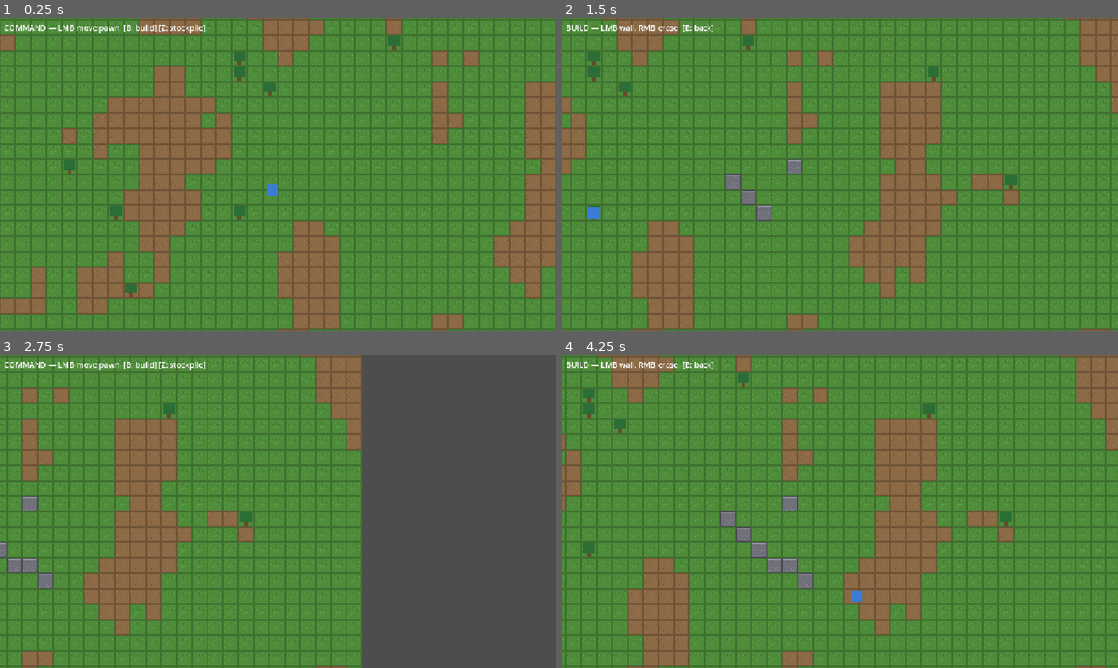
Above: before the commit, frames 1-4 (two rows, left to right).
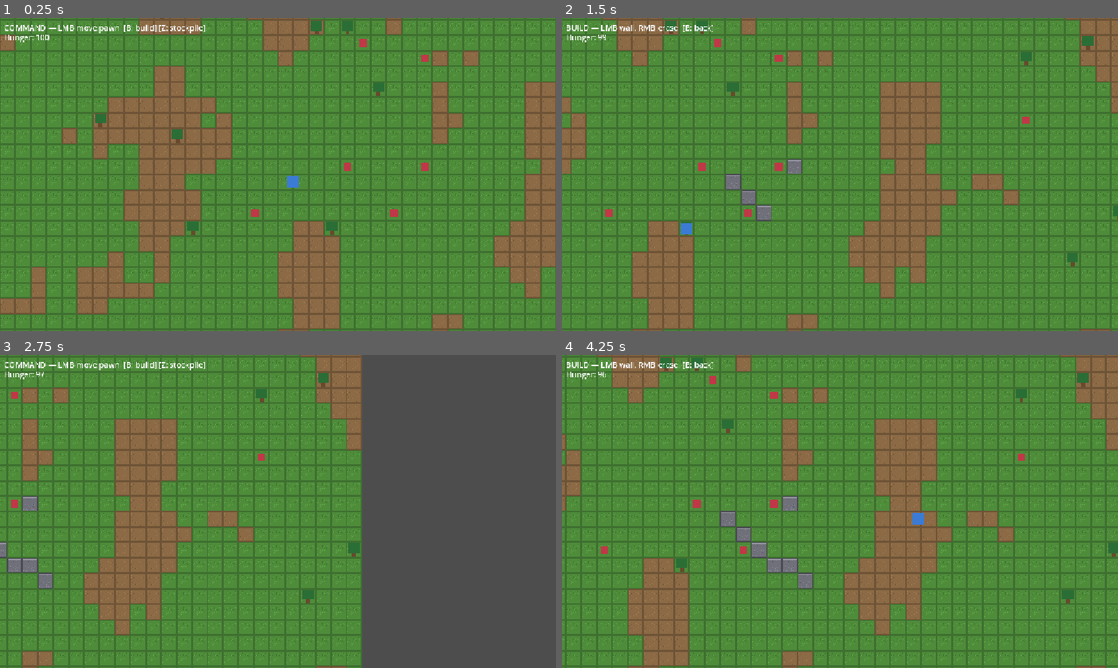
Above: after the commit, the same moments.

Repository: PakkaponBon/gameproject
Game: Godot game, scene res://scenes/main.tscn
Same seed, same stepped clock (60 frames per second), same inputs: the game is played once before the commit and once after it.
Inputs (mouse positions are in pixels of both pictures, inside the frame that each line leads up to):
- Up to frame 1 (0.25 s): no input
- Up to frame 2 (1.5 s): move the mouse to (962, 158) at 0.52 s; hold D (pan_right) 0.53-1.25 s; hold B (toggle_build_mode) 0.53-1.25 s; click (962, 158) at 0.67 s; drag from (728, 190) to (812, 237) at 1.27 s
- Up to frame 3 (2.75 s): tap Enter at 2 s; move the mouse to (333, 442) at 2.02 s; hold D (pan_right) from 2.03 s (still down); hold B (toggle_build_mode) from 2.03 s (still down); click (333, 442) at 2.17 s
- Up to frame 4 (4.25 s): release D (pan_right) at 2.75 s; release B (toggle_build_mode) at 2.75 s; drag from (812, 574) to (673, 464) at 2.77 s; move the mouse to (1006, 558) at 3.52 s; hold A (pan_left) from 3.53 s (still down); hold B (toggle_build_mode) from 3.53 s (still down); click (1006, 558) at 3.67 s

The runs differ from the first frame. In frame 1, 1.5% of the frame differs, in the area x 0-78%, y 0-90%; in frame 2, 1.4%; in frame 3, 0.6%; in frame 4, 1.5%, in the area x 0-100%, y 0-80%.

Commit message:
Milestone 5: needs - hunger drains, pawn eats when low, starves at zero
- FoodItem entity (food group); need-seeking overrides jobs below threshold
- Pawn emits hunger_changed/died; HUD hunger readout
- Death releases job, drops carried wood, leaves a corpse

Co-Authored-By: Claude Fable 5 <noreply@anthropic.com>

Diff:
--- /dev/null
+++ b/scenes/food_item.tscn
@@ -0,0 +1,14 @@
+[gd_scene format=3 uid="uid://cr5h8v3n6d1t"]
+
+[ext_resource type="Script" uid="uid://bt7m4k9q2j5w" path="res://scripts/food_item.gd" id="1_food"]
+
+[node name="FoodItem" type="Node2D"]
+script = ExtResource("1_food")
+
+[node name="Body" type="ColorRect" parent="."]
+offset_left = -4.0
+offset_top = -4.0
+offset_right = 4.0
+offset_bottom = 4.0
+mouse_filter = 2
+color = Color(0.752941, 0.219608, 0.278431, 1)
--- a/scenes/main.tscn
+++ b/scenes/main.tscn
@@ -35,3 +35,9 @@
 offset_top = 8.0
 offset_right = 600.0
 offset_bottom = 31.0
+
+[node name="HungerLabel" type="Label" parent="HUD"]
+offset_left = 8.0
+offset_top = 28.0
+offset_right = 300.0
+offset_bottom = 51.0
--- /dev/null
+++ b/scripts/food_item.gd
@@ -0,0 +1,10 @@
+class_name FoodItem
+extends Node2D
+## Edible pickup. Pawns find food via the "food" group; eating frees it.
+
+var cell: Vector2i
+
+func _ready() -> void:
+	add_to_group("food")
+	cell = WorldGrid.world_to_cell(position)
+	position = WorldGrid.cell_to_world(cell)
--- a/scripts/main.gd
+++ b/scripts/main.gd
@@ -9,6 +9,8 @@
 
 const TREE_SCENE := preload("res://scenes/tree_entity.tscn")
 const TREE_COUNT := 40
+const FOOD_SCENE := preload("res://scenes/food_item.tscn")
+const FOOD_COUNT := 15
 
 var mode := Mode.COMMAND
 
@@ -17,11 +19,14 @@
 @onready var entities: Node2D = $Entities
 @onready var pawn: Pawn = $Pawn
 @onready var mode_label: Label = $HUD/ModeLabel
+@onready var hunger_label: Label = $HUD/HungerLabel
 
 func _ready() -> void:
 	_generate_ground()
-	_spawn_trees()
+	_spawn_entities()
 	_update_mode_label()
+	pawn.hunger_changed.connect(_on_pawn_hunger_changed)
+	pawn.died.connect(_on_pawn_died)
 
 func _generate_ground() -> void:
 	var noise := FastNoiseLite.new()
@@ -32,18 +37,24 @@
 			var tile := DIRT if noise.get_noise_2d(x, y) > 0.25 else GRASS
 			ground.set_cell(Vector2i(x, y), SOURCE_ID, tile)
 
-func _spawn_trees() -> void:
-	var used := {}
+func _spawn_entities() -> void:
+	var used := {pawn.cell: true}
+	_scatter(TREE_SCENE, TREE_COUNT, used)
+	_scatter(FOOD_SCENE, FOOD_COUNT, used)
+
+func _scatter(scene: PackedScene, count: int, used: Dictionary) -> void:
+	var placed := 0
 	var attempts := 0
-	while used.size() < TREE_COUNT and attempts < 1000:
+	while placed < count and attempts < 1000:
 		attempts += 1
 		var cell := Vector2i(randi() % WorldGrid.MAP_SIZE.x, randi() % WorldGrid.MAP_SIZE.y)
-		if used.has(cell) or cell == pawn.cell:
+		if used.has(cell):
 			continue
 		used[cell] = true
-		var tree: Node2D = TREE_SCENE.instantiate()
-		tree.position = WorldGrid.cell_to_world(cell)
-		entities.add_child(tree)
+		var node: Node2D = scene.instantiate()
+		node.position = WorldGrid.cell_to_world(cell)
+		entities.add_child(node)
+		placed += 1
 
 func _unhandled_input(event: InputEvent) -> void:
 	if event.is_action_pressed("toggle_build_mode"):
@@ -94,6 +105,12 @@
 	mode = new_mode
 	_update_mode_label()
 
+func _on_pawn_hunger_changed(value: float) -> void:
+	hunger_label.text = "Hunger: %d" % roundi(value)
+
+func _on_pawn_died() -> void:
+	hunger_label.text = "DEAD — colonist starved"
+
 func _update_mode_label() -> void:
 	match mode:
 		Mode.COMMAND:
--- a/scripts/pawn.gd
+++ b/scripts/pawn.gd
@@ -1,13 +1,27 @@
 class_name Pawn
 extends Node2D
 
+signal hunger_changed(value: float)
+signal died
+
 ## How fast the sprite eases toward its logical cell (rendering only).
 const LERP_WEIGHT := 12.0
+
+const HUNGER_MAX := 100.0
+const HUNGER_DRAIN_PER_TICK := 0.1  # empty in ~100s at 10 ticks/sec
+const SEEK_FOOD_THRESHOLD := 35.0
+const EAT_TICKS := 10
 
 var cell: Vector2i
 var target_cell: Vector2i
 var job: Job = null
 var carrying: WoodItem = null
+var hunger := HUNGER_MAX
+var food_target: FoodItem = null
+var eat_ticks_left := 0
+var dead := false
+
+@onready var body: ColorRect = $Body
 
 func _ready() -> void:
 	cell = WorldGrid.world_to_cell(position)
@@ -18,34 +32,71 @@
 ## Player command: overrides current work. A held job returns to the pool;
 ## carried wood is dropped on the spot.
 func move_to(destination: Vector2i) -> void:
-	if not WorldGrid.in_bounds(destination):
+	if dead or not WorldGrid.in_bounds(destination):
 		return
 	_abort_work()
 	target_cell = destination
 
 func _on_tick() -> void:
-	if job == null and carrying == null and cell == target_cell:
-		job = JobManager.request_job(cell)
-		if job:
-			target_cell = job.cell
+	if dead:
+		return
+	_tick_hunger()
+	if dead:
+		return
 	if cell != target_cell:
 		_step()
+	elif food_target:
+		_eat()
 	elif carrying:
 		_deliver()
 	elif job:
 		_work()
+	else:
+		_find_something_to_do()
+
+func _tick_hunger() -> void:
+	hunger = maxf(hunger - HUNGER_DRAIN_PER_TICK, 0.0)
+	hunger_changed.emit(hunger)
+	if hunger <= 0.0:
+		_die()
+		return
+	# Hunger overrides work: below the threshold, drop everything and
+	# head for the nearest reachable food (if any exists).
+	if hunger < SEEK_FOOD_THRESHOLD and food_target == null:
+		var food := _find_food()
+		if food:
+			_abort_work()
+			food_target = food
+			eat_ticks_left = EAT_TICKS
+			target_cell = food.cell
+
+func _find_something_to_do() -> void:
+	job = JobManager.request_job(cell)
+	if job:
+		target_cell = job.cell
 
 func _step() -> void:
 	# Repath every tick so walls placed mid-walk are respected immediately.
 	# allow_partial_path lets a click on a wall walk to the closest reachable cell.
 	var path: Array[Vector2i] = WorldGrid.astar.get_id_path(cell, target_cell, true)
 	if path.size() < 2:
-		# Destination unreachable; give up. request_job filters unreachable
-		# jobs, so abandoned work won't be immediately re-taken.
+		# Destination unreachable; give up. Job/food searches filter
+		# unreachable targets, so abandoned work won't be re-taken.
 		target_cell = cell
 		_abort_work()
 		return
 	cell = path[1]
+
+func _eat() -> void:
+	if not is_instance_valid(food_target):
+		food_target = null
+		return
+	eat_ticks_left -= 1
+	if eat_ticks_left <= 0:
+		food_target.queue_free()
+		food_target = null
+		hunger = HUNGER_MAX
+		hunger_changed.emit(hunger)
 
 func _work() -> void:
 	match job.type:
@@ -80,6 +131,17 @@
 	else:
 		target_cell = dest
 
+func _find_food() -> FoodItem:
+	var best: FoodItem = null
+	var best_dist := INF
+	for node in get_tree().get_nodes_in_group("food"):
+		var food := node as FoodItem
+		var dist := float((food.cell - cell).length_squared())
+		if dist < best_dist and not WorldGrid.astar.get_id_path(cell, food.cell).is_empty():
+			best = food
+			best_dist = dist
+	return best
+
 func _abort_work() -> void:
 	if job:
 		JobManager.release_job(job)
@@ -87,6 +149,16 @@
 	if carrying:
 		carrying.drop_at(cell)
 		carrying = null
+	food_target = null
+
+func _die() -> void:
+	dead = true
+	_abort_work()
+	target_cell = cell
+	body.color = Color(0.35, 0.35, 0.38)
+	body.pivot_offset = body.size / 2.0
+	body.rotation_degrees = 90.0
+	died.emit()
 
 func _process(delta: float) -> void:
 	# Rendering only: ease the visual position toward the logical grid cell.
Not shown, added: scripts/food_item.gd.uid
